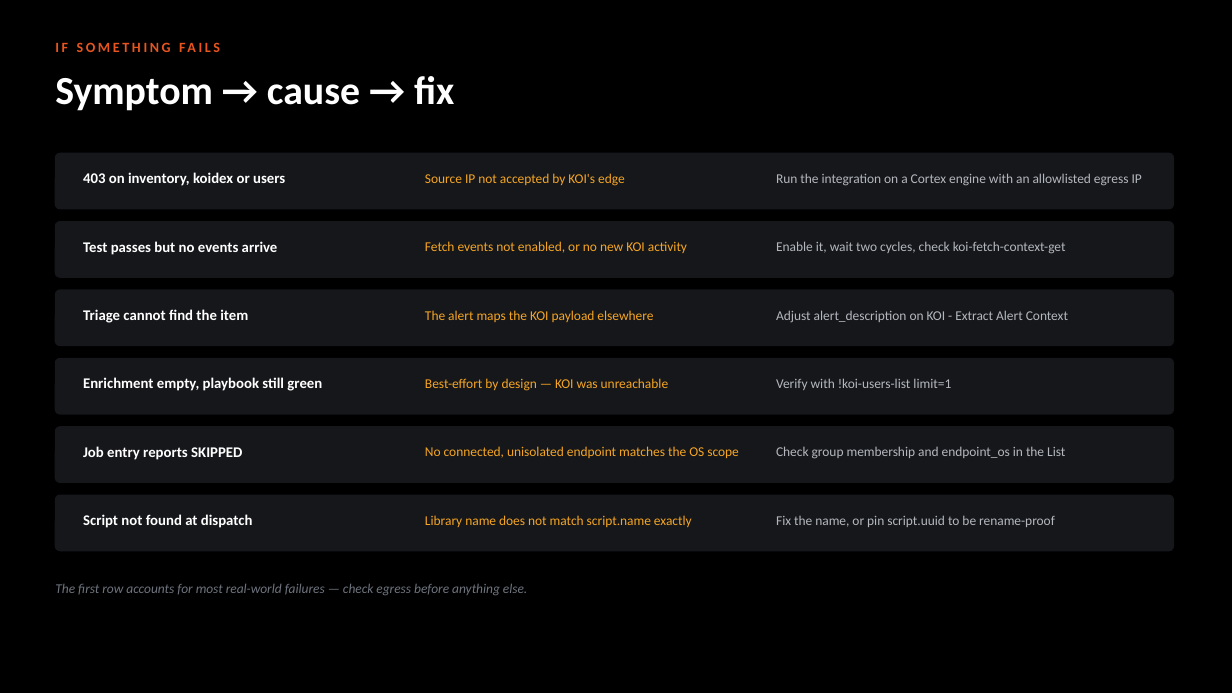
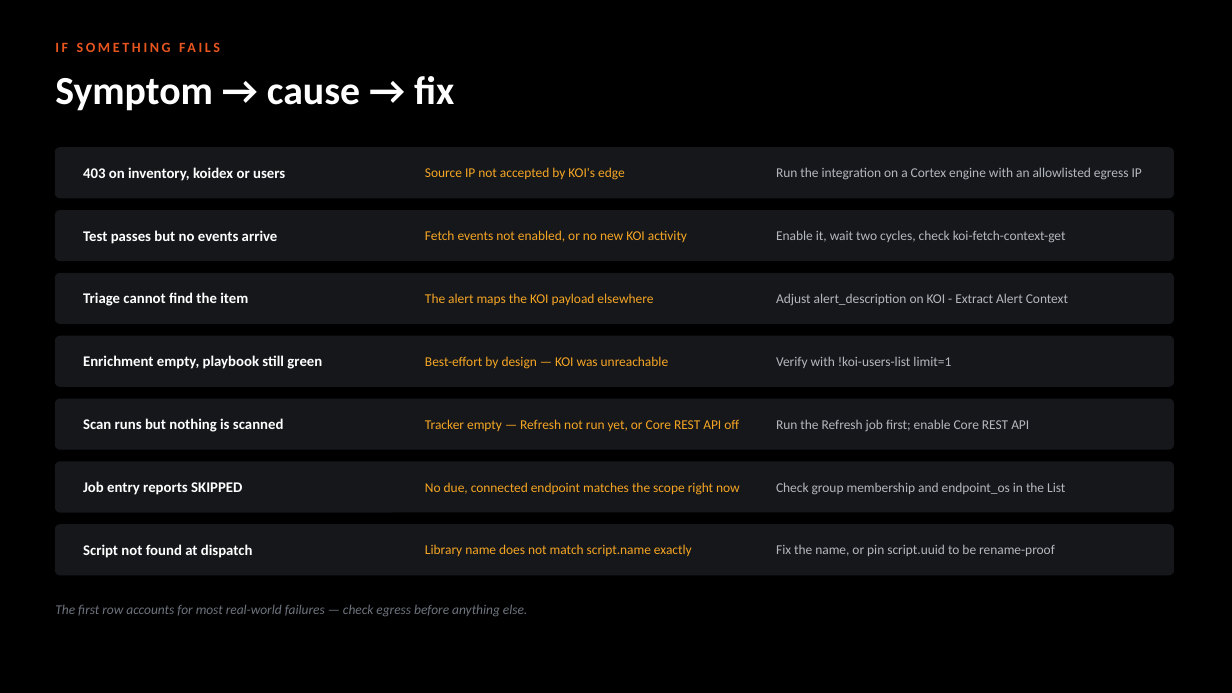
Before and after one commit to ayman-m/koi-xsiam-pack, a slide deck: slide 19 of docs/KOI_Content_Pack_Test_Guide.pptx. Drawn at 1232x693 pixels with LibreOffice and Linux fonts; fonts in the diff are those of the drawing. Boxes give left, top, right and bottom in pixels: in the first picture for what was removed or moved away, otherwise in the second. Text is boxed around its words. In the diff, an @@ line names an element or a change of style, - is before the commit and + after.

```diff
--- a/docs/KOI_Content_Pack_Test_Guide.pptx
+++ b/docs/KOI_Content_Pack_Test_Guide.pptx
@@ rounded rectangle resized from (x1=55, y1=153, x2=1174, y2=209) to (x1=55, y1=148, x2=1174, y2=198) @@
@@ 3 texts moved together from (x1=83, y1=172, x2=1142, y2=186) to (x1=83, y1=167, x2=1142, y2=181) @@
@@ rounded rectangle resized from (x1=55, y1=222, x2=1174, y2=277) to (x1=55, y1=211, x2=1174, y2=261) @@
@@ 3 texts moved together from (x1=83, y1=241, x2=1066, y2=255) to (x1=83, y1=230, x2=1066, y2=244) @@
@@ rounded rectangle resized from (x1=55, y1=290, x2=1174, y2=346) to (x1=55, y1=274, x2=1174, y2=323) @@
@@ 3 texts moved together from (x1=83, y1=309, x2=1068, y2=323) to (x1=83, y1=292, x2=1068, y2=306) @@
@@ rounded rectangle resized from (x1=55, y1=359, x2=1174, y2=414) to (x1=55, y1=336, x2=1174, y2=386) @@
@@ 3 texts moved together from (x1=83, y1=377, x2=951, y2=391) to (x1=83, y1=355, x2=951, y2=369) @@
@@ rounded rectangle resized from (x1=55, y1=427, x2=1174, y2=482) to (x1=55, y1=399, x2=1174, y2=449) @@
@@ text added at (x1=83, y1=418, x2=283, y2=432), 11.5 pt, text #FFFFFF, bold @@
+Scan runs but nothing is scanned
@@ text added at (x1=425, y1=419, x2=739, y2=431), 10.5 pt, text #F5A524 @@
+Tracker empty — Refresh not run yet, or Core REST API off
@@ text added at (x1=776, y1=419, x2=1029, y2=431), 10.5 pt, text #B4B7BD @@
+Run the Refresh job first; enable Core REST API
@@ proportions changed in 6 elements at (x1=55, y1=148, x2=1174, y2=198), (x1=55, y1=211, x2=1174, y2=261), (x1=55, y1=274, x2=1174, y2=323), (x1=55, y1=336, x2=1174, y2=386), (x1=55, y1=399, x2=1174, y2=449), (x1=55, y1=462, x2=1174, y2=512) @@
@@ rounded rectangle resized from (x1=55, y1=495, x2=1174, y2=551) to (x1=55, y1=462, x2=1174, y2=512) @@
@@ text "Job entry reports SKIPPED" moved from (x1=83, y1=446, x2=242, y2=460) to (x1=83, y1=481, x2=242, y2=495) @@
@@ text "Check group membership and endpoint_os ..." moved from (x1=776, y1=446, x2=1065, y2=459) to (x1=776, y1=482, x2=1065, y2=495) @@
@@ text at (x1=425, y1=482, x2=740, y2=495): text changed @@
-No connected, unisolated endpoint matches the OS scope
+No due, connected endpoint matches the scope right now
@@ rounded rectangle added at (x1=55, y1=525, x2=1174, y2=575), fill #15171B, outline #15171B 1 pt @@
@@ 3 texts moved together from (x1=83, y1=514, x2=1055, y2=528) to (x1=83, y1=544, x2=1055, y2=558) @@
@@ text "The first row accounts for ..." moved from (x1=55, y1=583, x2=527, y2=595) to (x1=55, y1=604, x2=527, y2=616) @@
```
Also in this commit, not shown: 5 other slides changed, 5 other files.
